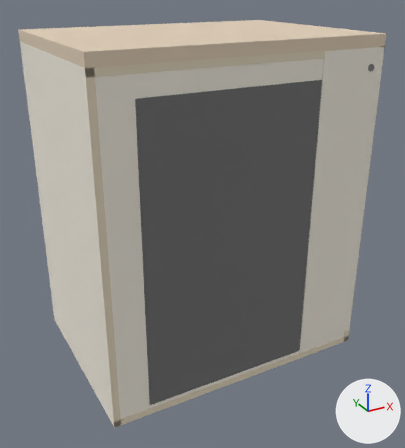
The glTF model props/v2-real-hob-0.glb: old version first, new version second.
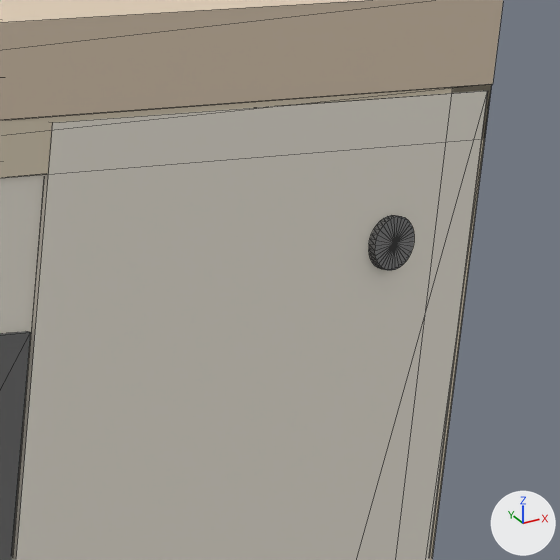
Old and new are each drawn whole from a 50 mm camera at (-335.0, -1635.0, 1048.0) aimed at (390.0, -318.0, 389.0) and again close up on the part from 79% to 97% of the width and 8% to 25% of the height. Lighting does not change. The marker at lower right points along +X, +Y and +Z. The last two pictures show the newer version. The close-ups show mesh edges as thin lines. Vertices at exactly the same position are counted once.
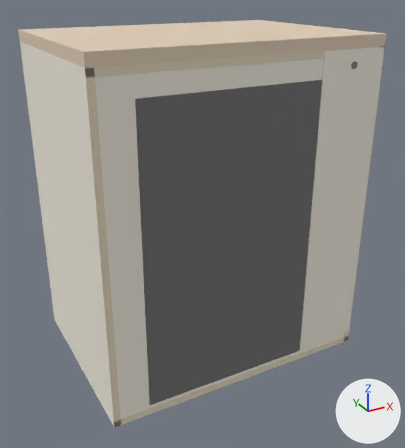
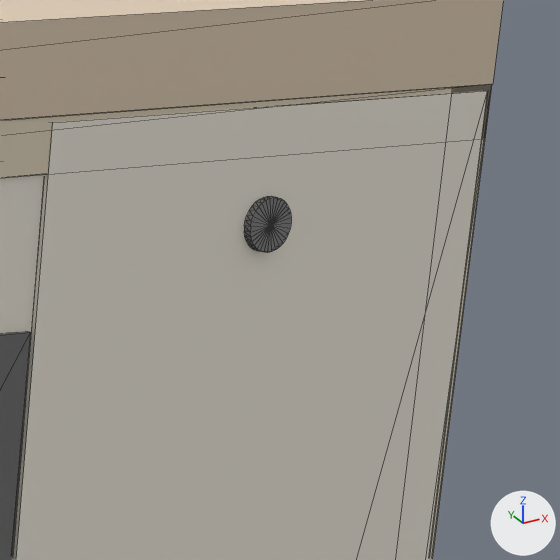
The change, as JSON lines over the scene's bpy script:
```json
{"block": "me_mesh_0", "where": "me_mesh_0.from_pydata(...)  # 116 vertices, 224 faces; spans x 0.0..780.0, y -565.0..0.0, z 0.0..920.0"}
{"block": "me_mesh_0", "where": "# used by ob_mesh_0; location = (0.0, 0.0, 0.0)"}
{"block": "me_mesh_0", "change": "me_mesh_0 part 1: the loose piece of 66 vertices spanning x 731.0..749.0, y -565.0..-562.0, z 831.0..849.0 is moved by (-58.0, 0.0, 10.0)"}
```

Where the change shows, as pixel boxes [x1, y1, x2, y2] in the close-ups (560 x 560 px; the box of a moved part takes in the faces that stretch with it):
```json
{"part": 1, "of": "me_mesh_0", "change": "moved or reshaped", "before": [369, 215, 414, 270], "after": [244, 196, 291, 253]}
```
